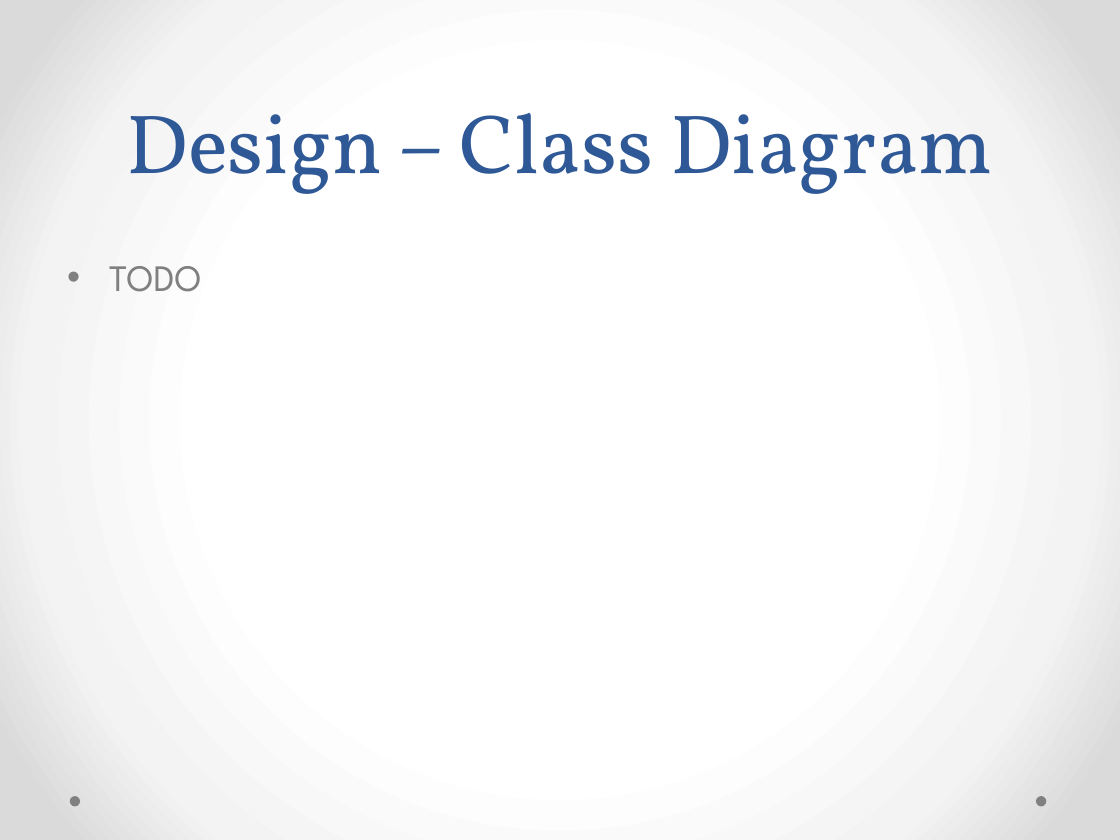
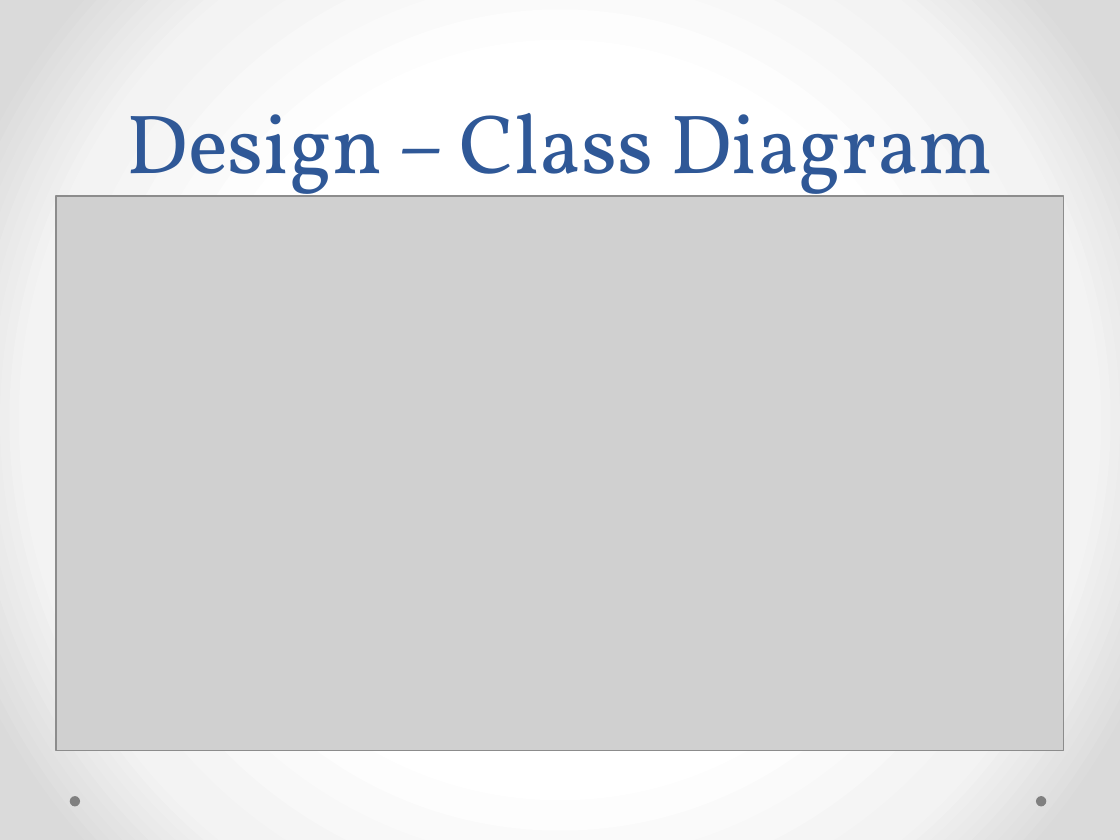
Before and after one commit to ande8331/SEIS635Project, a slide deck: slide 6 of Documents/Presentation.pptx. Drawn at 1120x840 pixels with LibreOffice and Linux fonts; fonts in the diff are those of the drawing; grey boxes stand for pictures. Boxes give left, top, right and bottom in pixels: in the first picture for what was removed or moved away, otherwise in the second. Text is boxed around its words. In the diff, an @@ line names an element or a change of style, - is before the commit and + after.

```diff
--- a/Documents/Presentation.pptx
+++ b/Documents/Presentation.pptx
@@ picture added at [56, 196, 1064, 750] @@
@@ text removed at [109, 266, 201, 292] @@
-• TODO
```
Also in this commit, not shown: 1 other slide changed, 2 other files.
